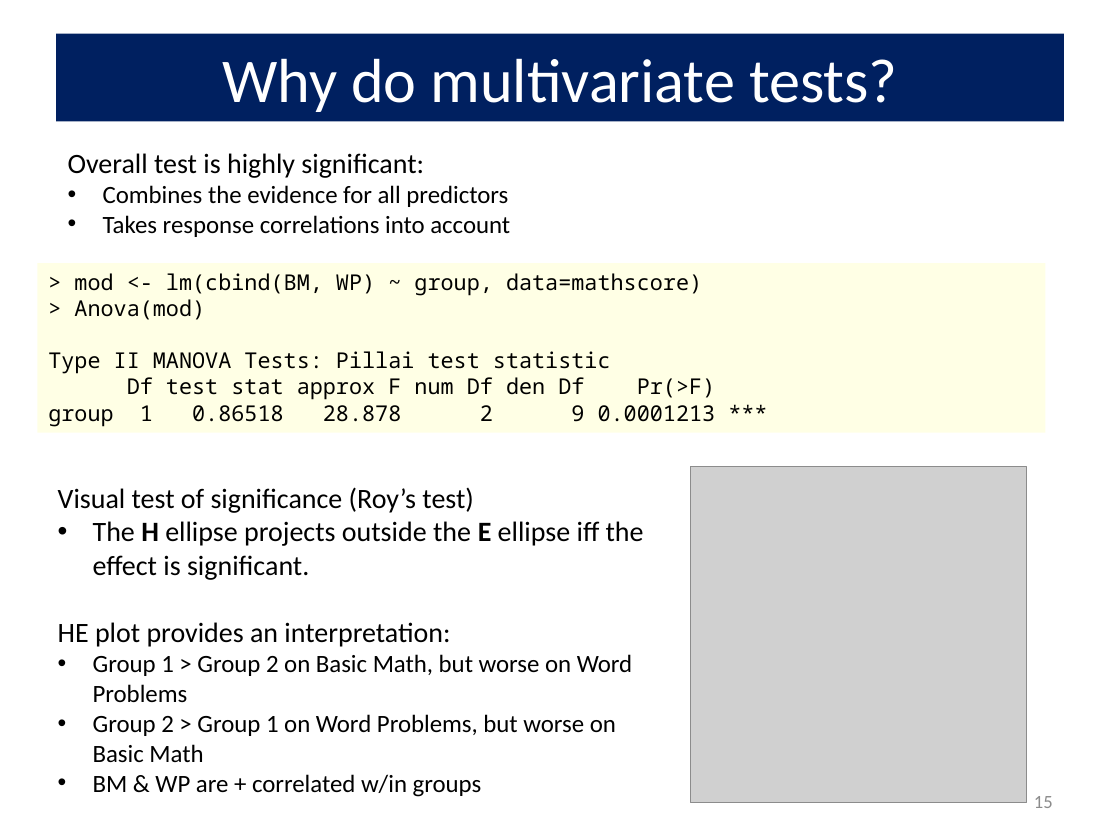
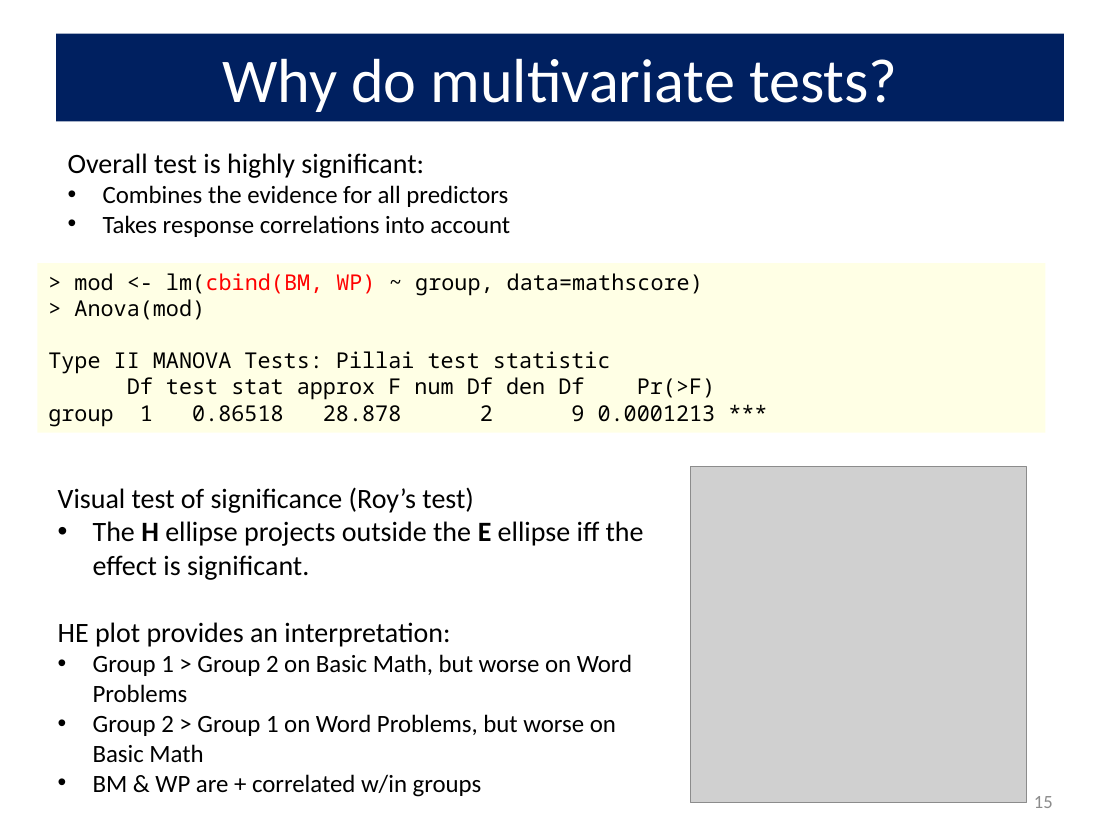
Before and after one commit to friendly/VisMLM-course, a slide deck: slide 15 of lectures/lecture2.pptx. Drawn at 1120x840 pixels with LibreOffice and Linux fonts; fonts in the diff are those of the drawing; grey boxes stand for pictures. Boxes give left, top, right and bottom in pixels: in the first picture for what was removed or moved away, otherwise in the second. Text is boxed around its words. In the diff, an @@ line names an element or a change of style, - is before the commit and + after.

```diff
--- a/lectures/lecture2.pptx
+++ b/lectures/lecture2.pptx
@@ text in rectangle at <box>74,273,703,296</box>: text colour #000000 to #FF0000 in "lm(cbind(BM, WP)" @@
```
Also in this commit, not shown: 5 other slides changed, 4 other files.
